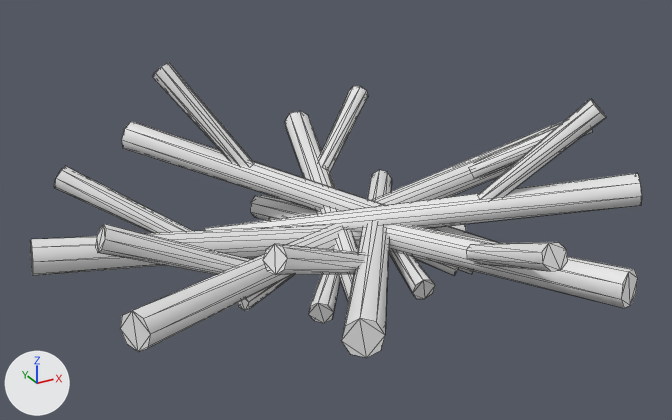
The FBX model Assets/3DAsset/Nest/Nest.FBX: old version first, new version second.
Rendered twice from a 50 mm lens placed at (-4.43, -7.35, 3.53), pointed at (-0.94, -1.02, 0.36). Lighting does not change. The marker at lower left points along +X, +Y and +Z. Mesh edges are drawn as thin lines.
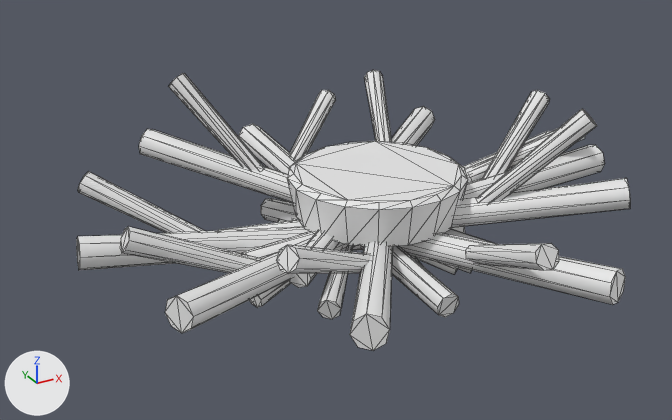
What changed in the scene script:
```text
Change me_mesh:
    used by ob_cylinder007; location = (-1.153, 0.143, 0.0); rotation_euler = (1.692, -2.541, 0.312), in degrees (97, -146, 18); scale = (0.0127, 0.0127, 0.0222)
    remove me_mesh.from_pydata(...)  # 384 vertices, 672 faces; spans x -170.0..185.0, y -139.0..112.0, z -47.0..165.0
    add me_mesh.from_pydata(...)  # 502 vertices, 888 faces; spans x -178.0..178.0, y -130.0..130.0, z -106.0..106.0
    me_mesh part 1: a new loose piece, an 8-sided cut cone along z (radius 9.0 at the low end, 11.0 at the high end) spanning x -19.0..4.0, y 16.0..39.0, z -59.0..106.0
    me_mesh part 2: the loose piece of 16 vertices spanning x -47.0..3.0, y -8.0..8.0, z 56.0..98.0 is moved by (-8.0, 28.0, -59.0)
    me_mesh part 3: the loose piece of 16 vertices spanning x -20.0..12.0, y -14.0..37.0, z 55.0..95.0 is moved by (-8.0, 28.0, -59.0)
    me_mesh part 4: the loose piece of 16 vertices spanning x 50.0..144.0, y 21.0..53.0, z 81.0..94.0 is moved by (-8.0, 28.0, -59.0)
    me_mesh part 5: the loose piece of 16 vertices spanning x -77.0..185.0, y -47.0..112.0, z 44.0..71.0 is scaled about its middle by (0.948, 0.936, 0.98), then moved by (-14.0, 23.0, -59.0)
    me_mesh part 6: the loose piece of 16 vertices spanning x 11.0..65.0, y 7.0..69.0, z 52.0..79.0 is moved by (-8.0, 28.0, -59.0)
    me_mesh part 7: the loose piece of 16 vertices spanning x 93.0..185.0, y 46.0..69.0, z 34.0..61.0 is moved by (-8.0, 28.0, -59.0)
    me_mesh part 8: the loose piece of 16 vertices spanning x -63.0..179.0, y -30.0..94.0, z -6.0..84.0 is scaled about its middle by (0.956, 0.941, 0.967), then moved by (-13.0, 24.0, -58.0)
    me_mesh part 9: the loose piece of 16 vertices spanning x 20.0..83.0, y 12.0..76.0, z 43.0..55.0 is moved by (-8.0, 28.0, -59.0)
    me_mesh part 10: the loose piece of 16 vertices spanning x 90.0..161.0, y 23.0..51.0, z -18.0..28.0 is moved by (-8.0, 28.0, -59.0)
    me_mesh part 11: the loose piece of 16 vertices spanning x -52.0..83.0, y -32.0..0.0, z -47.0..108.0 is moved by (-8.0, 28.0, -59.0)
    me_mesh part 12: the loose piece of 16 vertices spanning x 30.0..99.0, y -75.0..-14.0, z -28.0..10.0 is moved by (-8.0, 28.0, -59.0)
    me_mesh part 13: the loose piece of 16 vertices spanning x -74.0..-18.0, y -123.0..-35.0, z -1.0..20.0 is moved by (3.0, 31.0, -77.0)
    me_mesh part 14: the loose piece of 16 vertices spanning x -170.0..60.0, y -139.0..52.0, z 31.0..86.0 is moved by (-8.0, 28.0, -59.0)
    me_mesh part 15: the loose piece of 16 vertices spanning x -125.0..-81.0, y -138.0..-67.0, z 64.0..107.0 is moved by (-8.0, 28.0, -59.0)
    me_mesh part 16: the loose piece of 16 vertices spanning x -72.0..60.0, y -83.0..46.0, z 5.0..149.0 is moved by (-8.0, 28.0, -59.0)
    me_mesh part 17: the loose piece of 16 vertices spanning x -45.0..15.0, y -5.0..12.0, z 54.0..92.0 is moved by (-8.0, 28.0, -59.0)
    me_mesh part 18: the loose piece of 16 vertices spanning x -26.0..-8.0, y -114.0..-34.0, z 96.0..137.0 is moved by (-8.0, 28.0, -59.0)
    me_mesh part 19: the loose piece of 16 vertices spanning x -75.0..67.0, y -95.0..69.0, z -31.0..100.0 is rebuilt with 16 vertices and now spans x -167.0..78.0, y -101.0..86.0, z -23.0..53.0
    me_mesh part 20: a new loose piece of 54 vertices spanning x -57.0..62.0, y -49.0..45.0, z -35.0..37.0
    me_mesh part 21: a new loose piece of 16 vertices spanning x -9.0..57.0, y 20.0..36.0, z 48.0..97.0
    me_mesh part 22: a new loose piece of 16 vertices spanning x -99.0..117.0, y -34.0..108.0, z -40.0..64.0
    me_mesh part 23: a new loose piece of 16 vertices spanning x -46.0..22.0, y -45.0..74.0, z -102.0..54.0
    me_mesh part 24: a new loose piece of 16 vertices spanning x -146.0..77.0, y -110.0..84.0, z -51.0..12.0
    me_mesh part 25: a new loose piece of 16 vertices spanning x -93.0..-59.0, y -122.0..-39.0, z -63.0..-26.0
    me_mesh part 26: a new loose piece of 16 vertices spanning x -133.0..-73.0, y -130.0..-34.0, z 16.0..27.0
    me_mesh part 27: the loose piece of 16 vertices spanning x -1.0..64.0, y -8.0..8.0, z 107.0..155.0 is deleted
    me_mesh part 28: 16 vertices removed from x -11.0..11.0, y -11.0..11.0, z 0.0..165.0
    me_mesh part 29: 16 vertices removed from x -91.0..125.0, y -61.0..80.0, z 19.0..123.0
Change ob_cylinder007:
    ob_cylinder007.location: (-1.153, 0.143, 0.0) -> (-0.576, -1.071, 0.465)
    ob_cylinder007.scale: (0.0127, 0.0127, 0.0222) -> (0.0119, 0.0119, 0.0208)
```

Pixel boxes (x1, y1, x2, y2) of what changed, in the pictures (672 x 420 px; the box of a moved part takes in the faces that stretch with it):
'Cylinder007', reshaped, moved, rescaled (10% narrower)
    before: (30, 63, 642, 358)
    after: (77, 70, 630, 351)
part 1 of me_mesh, added
    after: (261, 198, 625, 305)
part 2 of me_mesh, moved or reshaped
    before: (454, 266, 473, 274)
    after: (455, 266, 472, 273)
part 3 of me_mesh, moved or reshaped
    before: (389, 250, 435, 299)
    after: (410, 255, 422, 265)
part 4 of me_mesh, moved or reshaped
    before: (263, 244, 366, 275)
    after: (276, 245, 372, 274)
part 5 of me_mesh, moved or reshaped
    before: (120, 224, 346, 352)
    after: (165, 238, 354, 333)
part 6 of me_mesh, moved or reshaped
    before: (309, 274, 340, 323)
    after: (317, 245, 353, 319)
part 7 of me_mesh, moved or reshaped
    before: (96, 224, 251, 275)
    after: (120, 226, 261, 273)
part 8 of me_mesh, moved or reshaped
    before: (30, 224, 466, 276)
    after: (77, 226, 465, 270)
part 9 of me_mesh, moved or reshaped
    before: (237, 275, 293, 311)
    after: (249, 280, 291, 308)
part 10 of me_mesh, moved or reshaped
    before: (54, 166, 192, 233)
    after: (78, 171, 204, 233)
part 11 of me_mesh, moved or reshaped
    before: (122, 122, 495, 242)
    after: (139, 129, 493, 243)
part 12 of me_mesh, moved or reshaped
    before: (152, 63, 253, 166)
    after: (168, 73, 264, 171)
part 13 of me_mesh, moved or reshaped
    before: (319, 86, 368, 172)
    after: (289, 90, 336, 160)
part 14 of me_mesh, moved or reshaped
    before: (251, 125, 554, 260)
    after: (463, 131, 551, 182)
part 15 of me_mesh, moved or reshaped
    before: (471, 121, 592, 177)
    after: (470, 128, 585, 180)
part 16 of me_mesh, moved or reshaped
    before: (204, 173, 642, 234)
    after: (218, 178, 630, 231)
part 17 of me_mesh, moved or reshaped
    before: (413, 256, 458, 275)
    after: (415, 256, 458, 274)
part 18 of me_mesh, moved or reshaped
    before: (480, 99, 606, 199)
    after: (478, 109, 597, 203)
part 19 of me_mesh, rebuilt
    before: (285, 111, 358, 302)
    after: (241, 145, 605, 259)
part 20 of me_mesh, added
    after: (287, 141, 468, 246)
part 21 of me_mesh, added
    after: (467, 243, 559, 270)
part 22 of me_mesh, added
    after: (350, 241, 393, 351)
part 23 of me_mesh, added
    after: (239, 124, 459, 317)
part 24 of me_mesh, added
    after: (289, 106, 435, 288)
